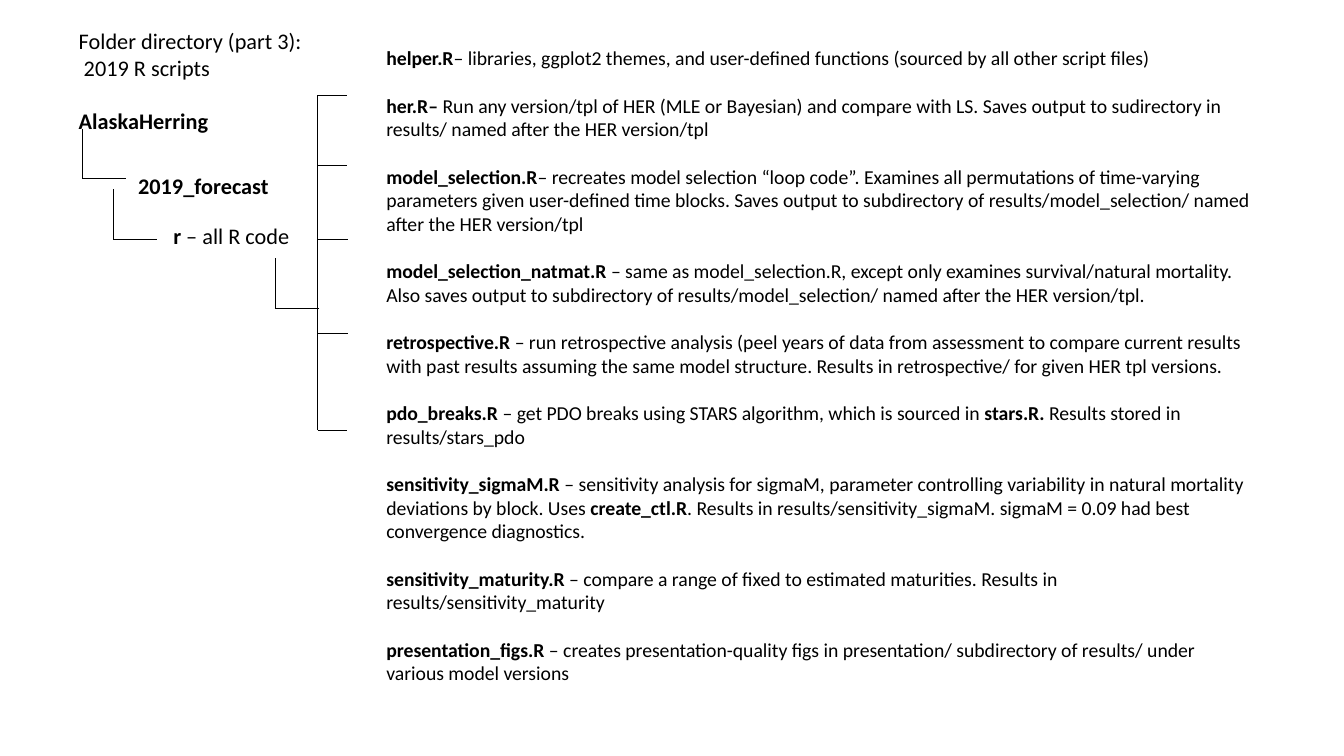
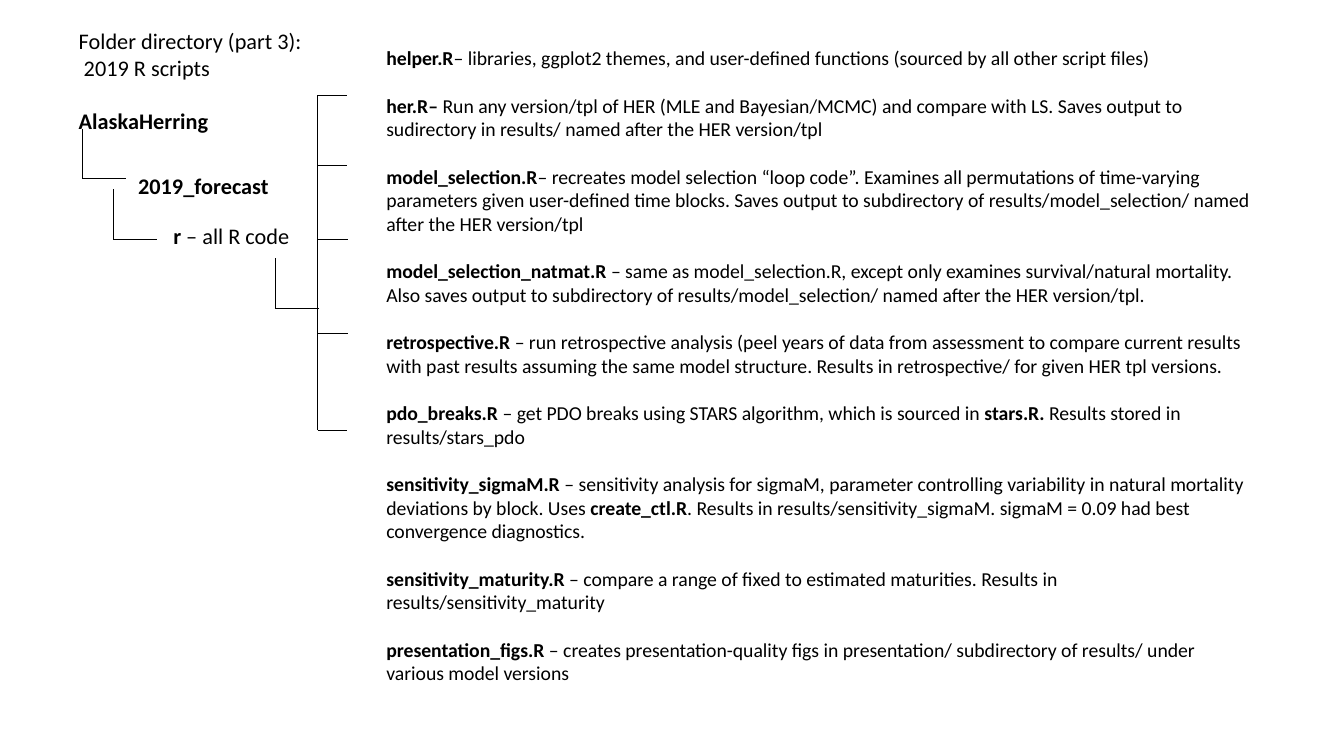
Before and after one commit to commfish/AlaskaHerring, a slide deck: slide 5 of technical_docs/folder_organization.pptx. Drawn at 1344x756 pixels with LibreOffice and Linux fonts; fonts in the diff are those of the drawing. Boxes give left, top, right and bottom in pixels: in the first picture for what was removed or moved away, otherwise in the second. Text is boxed around its words. In the diff, an @@ line names an element or a change of style, - is before the commit and + after.

```diff
--- a/technical_docs/folder_organization.pptx
+++ b/technical_docs/folder_organization.pptx
@@ text at bbox=[386, 98, 1182, 140]: text changed @@
-her.R– Run any version/tpl of HER (MLE or Bayesian) and compare with LS. Saves output to sudirectory in results/ named after the HER version/tpl
+her.R– Run any version/tpl of HER (MLE and Bayesian/MCMC) and compare with LS. Saves output to sudirectory in results/ named after the HER version/tpl
```
Also in this commit, not shown: 2 other slides changed, 11 other files.
